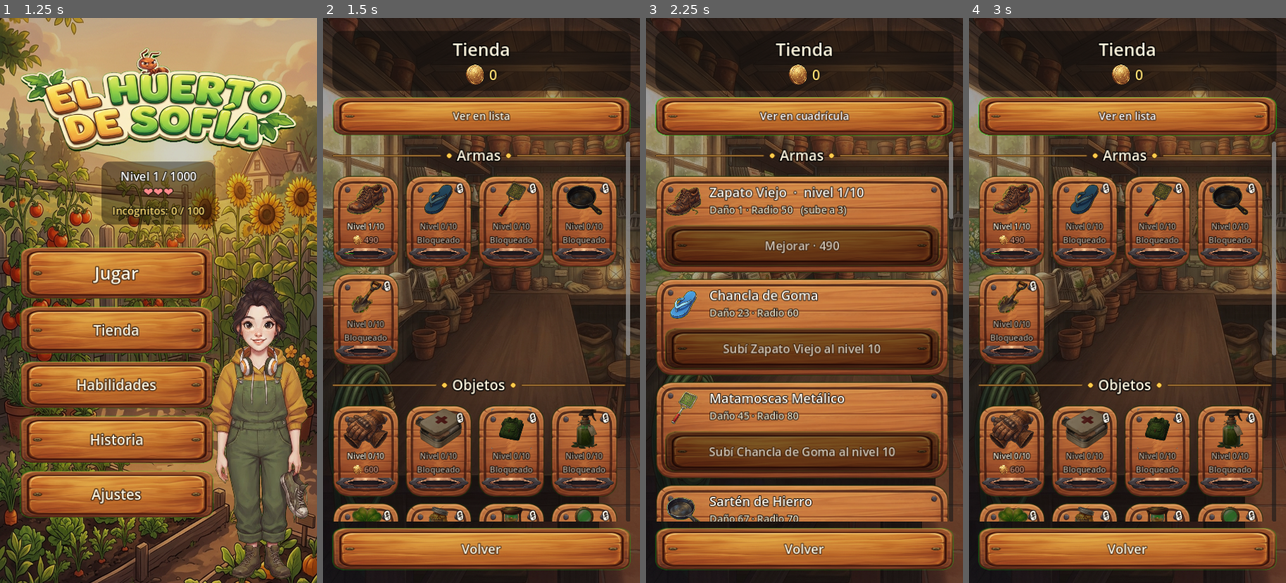
Above: before the commit, frames 1-4 (left to right).
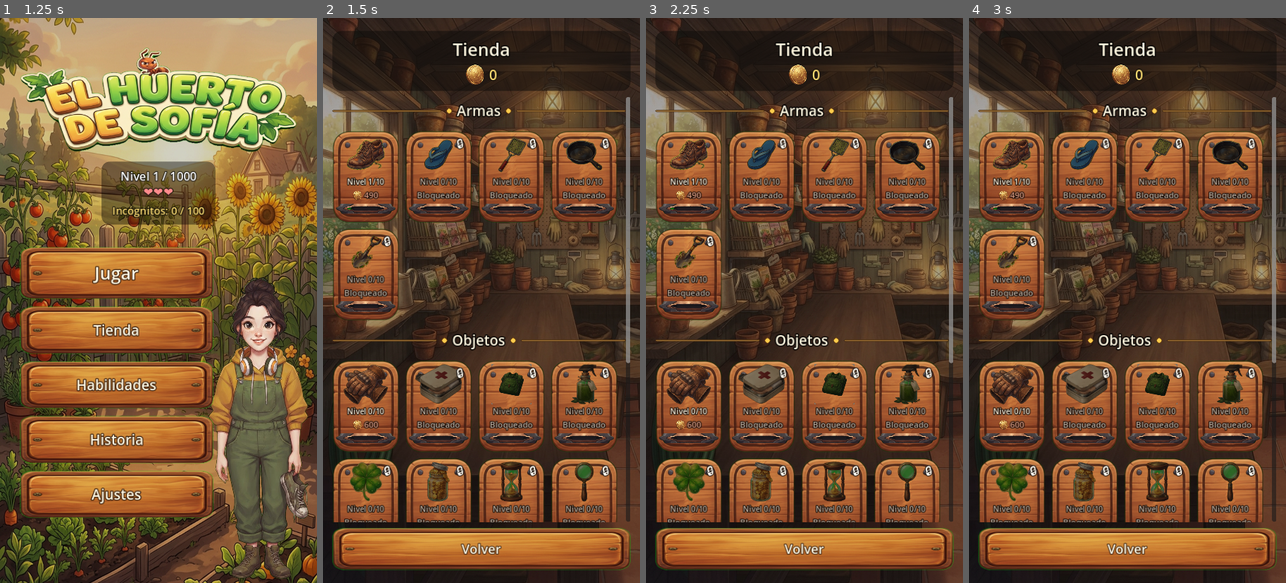
Above: after the commit, the same moments.

Repository: Nitanzw/Mikumemoria
Game: Godot game, scene res://scenes/story/story_intro.tscn
The game is run twice, just before and just after one commit, with the same random seed, the same clock (stepped at 60 frames per second) and the same inputs.
Inputs (mouse positions are in pixels of both pictures, inside the frame that each line leads up to):
- Up to frame 1 (1.25 s): click "Saltar ▸" at 0.5 s
- Up to frame 2 (1.5 s): click "Tienda" at 1.25 s
- Up to frame 3 (2.25 s): click (804, 114) at 2 s, where only the run before the commit has a clickable "Ver en lista"
- Up to frame 4 (3 s): click (1127, 114) at 2.75 s, where only the run before the commit has a clickable "Ver en cuadrícula"

Frame 1 is identical in both runs. In frame 2, 47% of the frame differs, in the area x 2-98%, y 14-90%; in frame 3, 60%; in frame 4, 47%.

Commit message:
Jefes x3, y una curva exponencial que los volvía invictos
Reporte del tester: mató al jefe del nivel 40 en cuatro golpes, en una
pelea que dura 90 segundos. Pidió triplicarles la vida.

Al ir a tocar el número apareció algo bastante peor. La vida del jefe
subía EXPONENCIALMENTE por cada vuelta al roster (vida *= 1.6 ** vuelta)
mientras el daño del arma crece lineal y topea en 107. Una exponencial
contra una lineal termina siempre igual: 6 golpes en el nivel 40, 129 en
el 200, 1.497 en el 400 y 976.208 en el 1000. O sea, los jefes eran
triviales al principio e invictos bastante antes del 400: el juego se
anunciaba de 1000 niveles y estaba matemáticamente terminado alrededor
del 300.

El multiplicador por vuelta se fue, y no hizo falta reemplazarlo por nada:
el escalón de dificultad ya sube con el nivel, así que el mismo jefe visto
de nuevo más adelante llega más duro igual. La vuelta le cambia el nombre
y la velocidad, que es lo que la hace notar.

Encima va el x3 que pidió el tester, pero entrando de a poco: al escalón 0
vale 1 y recién al 3 llega a 3. El primer jefe lo pelea alguien que
todavía hace 1 o 2 de daño, y triplicarlo ahí convertiría la primera pelea
del juego en un muro de 150 golpes.

Medido por el camino real (Boss.take_damage, con HP_SCALE incluido) y no
por la fórmula sola: nivel 5 queda en 3 golpes a propósito, el 40 pasa de
6 a 19, y el 1000 de 976.208 a 459.

Aparte, la tienda queda sólo en cuadrícula. La vista de lista ocupaba
mucho más alto, obligaba a scrollear un montón para ver el catálogo y no
dejaba comparar dos armas de un vistazo. La ficha con la descripción no se
perdió: se abre tocando el artículo. Con eso se fueron también el estado
shop_grid_view del guardado y su setter, porque sin dos vistas no hay
preferencia que recordar.

Co-Authored-By: Claude Opus 5 <noreply@anthropic.com>
Claude-Session: https://claude.ai/code/session_017CZQGSdpv5Kh1U4gJuW4s1

Diff:
--- a/scripts/autoload/game_manager.gd
+++ b/scripts/autoload/game_manager.gd
@@ -34,7 +34,6 @@
 var return_to_game_after_shop: bool = false
 ## Vista elegida en la tienda: true = cuadrícula, false = lista. Se guarda
 ## para no tener que volver a cambiarla cada vez que se entra.
-var shop_grid_view: bool = true
 
 # Progreso de revelación de cada incógnito (índice -> puntos acumulados).
 # Persiste entre niveles porque un mismo incógnito aparece durante los
@@ -100,7 +99,6 @@
 		equipped_weapon = data.get("equipped_weapon", "zapato_viejo")
 		skill_tree = data.get("skill_tree", {})
 		items = data.get("items", {})
-		shop_grid_view = bool(data.get("shop_grid_view", true))
 		mystery_progress = data.get("mystery_progress", {})
 		story_seen = bool(data.get("story_seen", false))
 		seen_chapter_intros = data.get("seen_chapter_intros", [])
@@ -250,10 +248,6 @@
 		seen_difficulty_tiers.append(tier)
 		SaveManager.save_game(_build_save_dict())
 
-func set_shop_grid_view(grid: bool) -> void:
-	shop_grid_view = grid
-	SaveManager.save_game(_build_save_dict())
-
 ## Cuál es el próximo mini tutorial que corresponde mostrar, según el
 ## estado real del jugador. Devuelve "" si no toca ninguno.
 ##
@@ -314,7 +308,6 @@
 		"equipped_weapon": equipped_weapon,
 		"skill_tree": skill_tree,
 		"items": items,
-		"shop_grid_view": shop_grid_view,
 		"mystery_progress": mystery_progress,
 		"story_seen": story_seen,
 		"seen_chapter_intros": seen_chapter_intros,
--- a/scripts/data/boss_data.gd
+++ b/scripts/data/boss_data.gd
@@ -11,8 +11,19 @@
 
 const BOSS_COUNT := 10
 
-## Cuánto sube la vida y la velocidad por cada vuelta completa al roster.
-const CYCLE_HEALTH_MULT := 1.6
+## Cuánto se acelera el jefe por cada vuelta completa al roster.
+##
+## La vida YA NO sube por vuelta, y ese cambio arregla un juego roto. Era
+## `vida *= 1.6 ** vuelta`, o sea exponencial, mientras el daño del arma
+## crece lineal y topea en 107. Una exponencial contra una lineal termina
+## siempre igual: en el nivel 400 el jefe pedía 1.497 golpes y en el 1000
+## pedía 976.208, en peleas de 90 segundos. Estaba invicto desde bastante
+## antes del 400.
+##
+## No hace falta reemplazarlo por nada: el escalón de dificultad
+## (TIER_HEALTH_STEP) ya sube con el nivel, así que el mismo jefe visto de
+## nuevo más adelante llega más duro igual. La vuelta le cambia el nombre
+## y la velocidad, que es lo que la hace notar.
 const CYCLE_SPEED_MULT := 1.12
 
 ## Cuánta vida extra por escalón de dificultad del nivel (cada 10 niveles).
@@ -24,6 +35,17 @@
 const WEAPON_REBALANCE := 2.6
 
 const TIER_HEALTH_STEP := 0.18
+
+## Los jefes aguantan esto de más. Reporte del tester: mató al del nivel
+## 40 en cuatro golpes, en una pelea que dura 90 segundos.
+##
+## Entra de a poco, no de golpe: al tier 0 vale 1 y recién al tier 3 llega
+## a 3. El primer jefe (nivel 5) lo pelea alguien que todavía hace 1 o 2
+## de daño, así que triplicarlo ahí lo volvería un muro de 150 golpes en
+## la primera pelea del juego. De ahí en adelante, cuando el arma ya
+## empezó a subir, el x3 es lo que pidió el tester.
+const BOSS_TOUGHNESS_MAX := 3.0
+const BOSS_TOUGHNESS_FULL_TIER := 3.0
 
 ## Daño que hace el jefe a Sofía, en puntos de vida (ella arranca con
 ## 1000). 200 son cinco golpes desde vida llena, que es exactamente lo
@@ -224,6 +246,13 @@
 ## 7x entre el arma, el árbol y los guantes: la Reina Primordial se caía
 ## en 10 golpes con un equipo completo. Con el escalón, el jefe acompaña
 ## la progresión y la pelea sigue durando lo mismo.
+## Cuánto aguanta de más el jefe en este escalón. Rampa de 1 a
+## BOSS_TOUGHNESS_MAX para no convertir la primera pelea del juego en un
+## muro (ver BOSS_TOUGHNESS_MAX).
+static func get_toughness(tier: int) -> float:
+	var avance: float = clampf(float(maxi(tier, 0)) / BOSS_TOUGHNESS_FULL_TIER, 0.0, 1.0)
+	return lerpf(1.0, BOSS_TOUGHNESS_MAX, avance)
+
 static func get_boss_config(boss_id: int, cycle: int = 0, tier: int = 0) -> Dictionary:
 	var base: Dictionary = BOSSES.get(boss_id, BOSSES[1])
 	var config := base.duplicate(true)
@@ -245,12 +274,12 @@
 	var health := float(base["health"])
 	var speed := float(base["speed"])
 	if cycle > 0:
-		health *= pow(CYCLE_HEALTH_MULT, cycle)
 		speed *= pow(CYCLE_SPEED_MULT, cycle)
 		config["name"] = "%s +%d" % [base["name"], cycle]
 
 	health *= 1.0 + float(maxi(tier, 0)) * TIER_HEALTH_STEP
 	health *= WEAPON_REBALANCE
+	health *= get_toughness(tier)
 	config["health"] = int(round(health))
 	config["speed"] = speed
 
--- a/scripts/menu/shop_ui.gd
+++ b/scripts/menu/shop_ui.gd
@@ -48,9 +48,6 @@
 const GROOVE_INSET_Y := 4.0
 const COIN_ICON := "res://assets/sprites/ui/coin.png"
 
-var _grid_view: bool = true
-var _view_button: Button
-
 func _ready() -> void:
 	header.add_theme_stylebox_override("panel", UITheme.scrim_style(0.55))
 	UITheme.style_title(title, 30)
@@ -59,26 +56,8 @@
 	back_button.text = "Volver al nivel" if GameManager.return_to_game_after_shop else "Volver"
 	back_button.pressed.connect(_on_back_pressed)
 
-	_grid_view = bool(GameManager.shop_grid_view)
-	_build_view_toggle()
-
 	GameManager.coins_changed.connect(func(_v): _refresh())
 	_refresh()
-
-## Botón para alternar vista. Va en el encabezado, arriba de todo, que es
-## donde se lo busca.
-func _build_view_toggle() -> void:
-	_view_button = Button.new()
-	_view_button.custom_minimum_size = Vector2(0, 46)
-	_view_button.add_theme_font_size_override("font_size", 18)
-	UITheme.style_wood_button(_view_button)
-	_view_button.pressed.connect(func():
-		_grid_view = not _grid_view
-		GameManager.set_shop_grid_view(_grid_view)
-		_refresh()
-	)
-	$Margin/VBox.add_child(_view_button)
-	$Margin/VBox.move_child(_view_button, 1)
 
 func _refresh() -> void:
 	for child in coins_holder.get_children():
@@ -88,35 +67,15 @@
 	for child in list.get_children():
 		child.queue_free()
 
-	if _view_button:
-		_view_button.text = "Ver en lista" if _grid_view else "Ver en cuadrícula"
-
-	if _grid_view:
-		_build_grid_view()
-	else:
-		_build_list_view()
-
-## Vista detallada: una tarjeta por artículo, con su descripción.
-func _build_list_view() -> void:
-	list.add_child(_build_section("Armas"))
-	for weapon_name in WeaponSystem.get_all_weapon_names():
-		list.add_child(_build_row(weapon_name))
-
-	# Objetos y poderes van separados: los pasivos hacen efecto solos, los
-	# poderes son un botón en la pantalla de juego y además cobran monedas
-	# cada vez que los usás. Mezclados no se entendía la diferencia.
-	list.add_child(_build_section("Objetos"))
-	for item_id in ItemSystem.get_all_item_ids():
-		if not ItemSystem.get_item(item_id).get("active", false):
-			list.add_child(_build_item_row(item_id))
-
-	list.add_child(_build_section("Poderes"))
-	for item_id in ItemSystem.get_all_item_ids():
-		if ItemSystem.get_item(item_id).get("active", false):
-			list.add_child(_build_item_row(item_id))
-
-## Vista cuadrícula: solo íconos, con su precio abajo. La descripción se
-## ve tocando el artículo.
+	_build_grid_view()
+
+## La tienda va SIEMPRE en cuadrícula. Había un botón para alternar con
+## una vista de lista, con una tarjeta grande por artículo: ocupaba mucho
+## más alto, obligaba a scrollear un montón para ver el catálogo y no
+## dejaba comparar dos armas de un vistazo. La ficha con la descripción no
+## se perdió, se abre tocando el artículo — que es donde se la busca.
+##
+## Cuadrícula: sólo íconos, con la barra de nivel y el precio abajo.
 func _build_grid_view() -> void:
 	list.add_child(_build_section("Armas"))
 	list.add_child(_build_grid(WeaponSystem.get_all_weapon_names(), true))
Not shown, changed: export_presets.cfg
Not shown, changed: README.md
Not shown, changed: dist/el_huerto_de_sofia.apk
